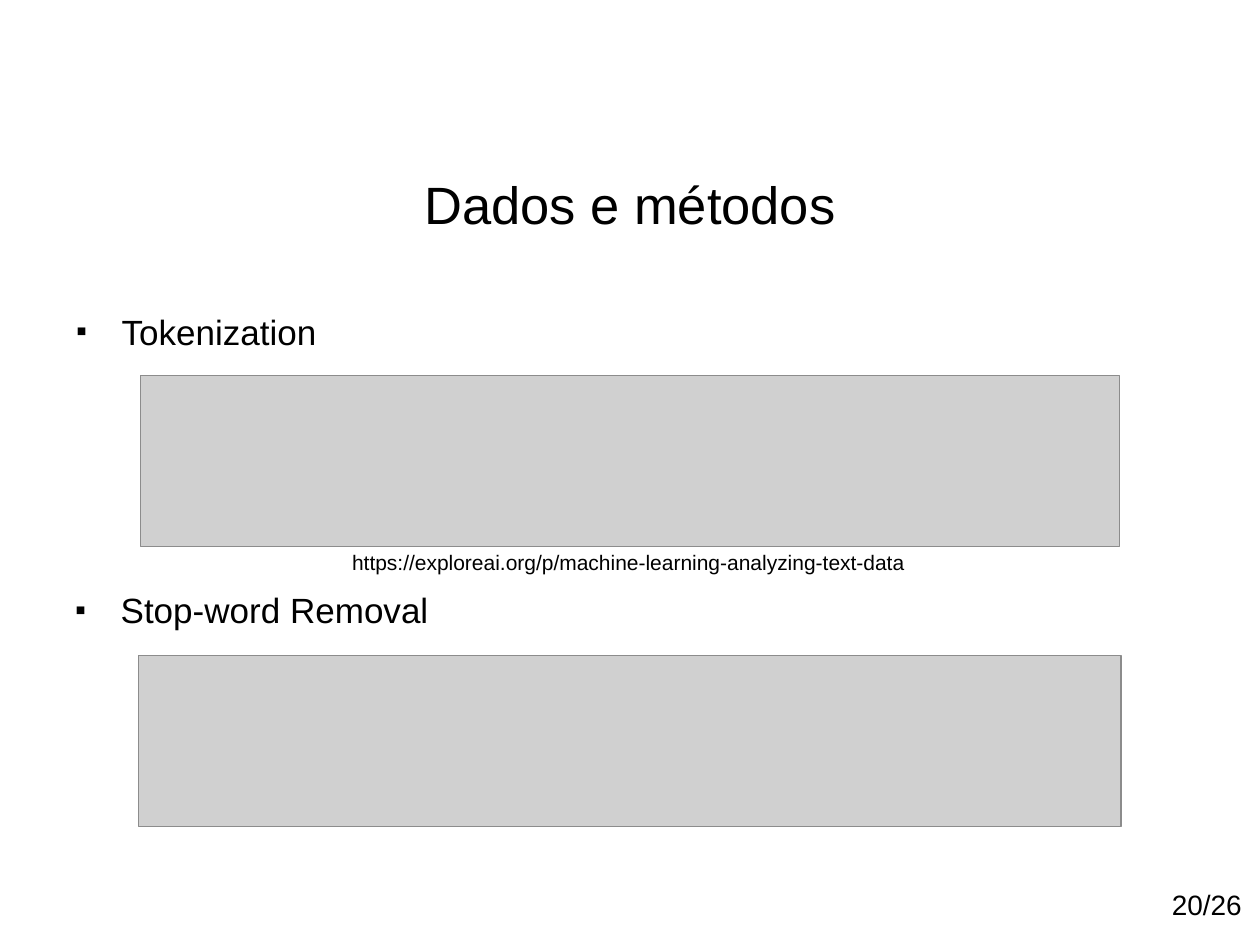
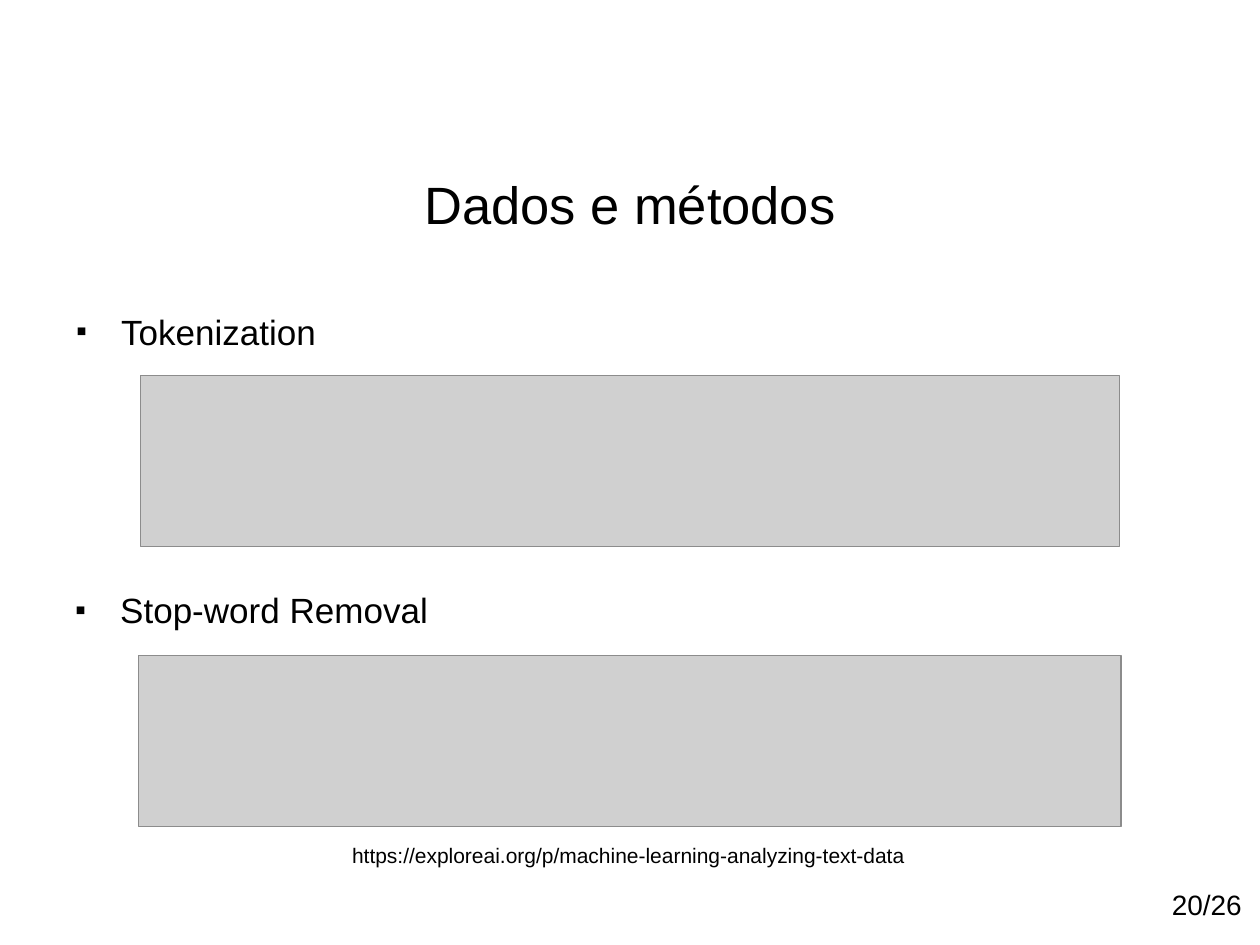
Before and after one commit to paulohq/apresentacao-NLP, a slide deck: slide 20 of apresentacao-mineracao-de-sugestoes.ppt (slide 22 before the commit). Drawn at 1260x945 pixels with LibreOffice and Linux fonts; fonts in the diff are those of the drawing; grey boxes stand for pictures; background and template pictures are left out. Boxes give left, top, right and bottom in pixels: in the first picture for what was removed or moved away, otherwise in the second. Text is boxed around its words. In the diff, an @@ line names an element or a change of style, - is before the commit and + after.

```diff
--- a/apresentacao-mineracao-de-sugestoes.ppt
+++ b/apresentacao-mineracao-de-sugestoes.ppt
@@ text "https://exploreai.org/p/machine-learning-analyzing-text-data": place and size @@
-text "https://exploreai.org/p/machine-learning-analyzing-text-data" at box(352, 554, 904, 574)
+text "https://exploreai.org/p/machine-learning-analyzing-text-data" at box(352, 847, 904, 867)
```
Also in this commit, not shown: 9 other slides changed, 2 slides added, 1 slide removed, 2 other files.
